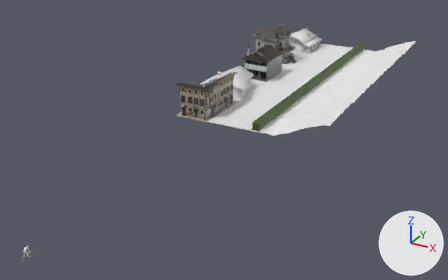
One commit to the glTF model common/models/scenaImport/pls.gltf: the scene before it, then after it.
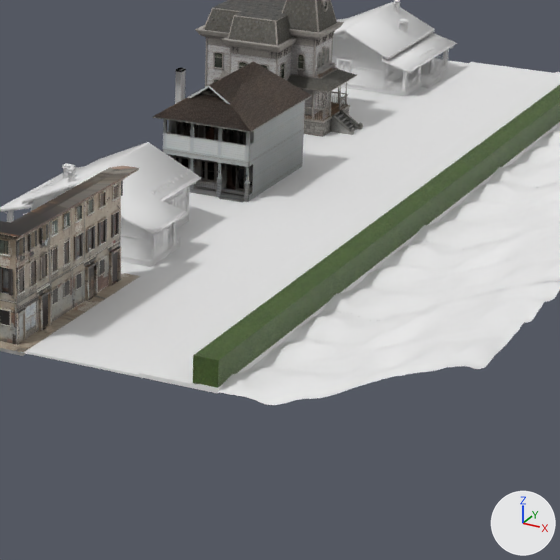
The first picture shows the older version from a camera (50 mm lens) standing at (73.1, -62.1, 62.0) and looking at (-0.5, 71.6, -4.9). The close-ups show both versions on the part from 45% to 78% of the width and 10% to 63% of the height of that picture; other places that the commit changed are outside them. Lighting does not change. The marker at lower right points along +X, +Y and +Z. Where no turn or scale is listed for an object, it has been applied to the vertices.

The scene before the commit, as lines of its bpy script (objects in view):
```python
ob_landscape_001 = bpy.data.objects.new('Landscape.001', me_landscape_013)
ob_landscape_001.location = (0.0, 70.3, 0.0)
ob_landscape_004 = bpy.data.objects.new('Landscape.004', me_defaultmaterial_002)
ob_landscape_004.location = (0.0, 124.12, 0.0)
ob_landscape_005 = bpy.data.objects.new('Landscape.005', me_landscape_011)
ob_landscape_005.location = (0.0, 142.06, 0.0)
# also in view: 'Landscape.002' at (4.8, 97.3, 3.2); 'Landscape.003' at (6.8, 115.3, 4.6)
```
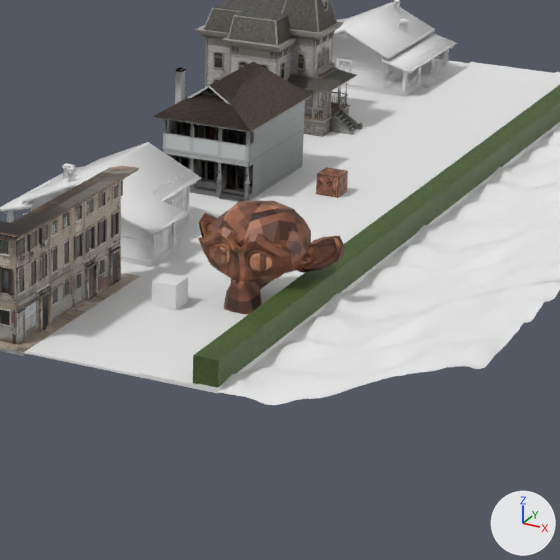
Where the change shows, as pixel boxes [x1, y1, x2, y2] in the close-ups (560 x 560 px):
'Monkey.000', added (brown): after [198, 201, 345, 314]
'Cube.000', added: after [152, 273, 188, 310]
'Box.000', added (brown): after [316, 167, 348, 198]

The change in detail:
Picture 'Box' (img_box) is new.
Material 'Box' (mat_box) is new.
Its texture is img_box.
Material 'Box.001' (mat_box_001) is new.
Its texture is img_box.
Material 'Cottage_FREE.003' (mat_cottage_free_003) is new.
Its base color is (0.8, 0.8, 0.8) (white #e7e7e7).
Mesh me_box is new.
It is a box spanning x -1.0..1.0, y -1.0..1.0, z -1.0..1.0.
It uses material mat_box (picture img_box).
Mesh me_monkey is new.
It has 505 vertices, 968 faces and spans x -0.49..11.39, y 69.12..76.52, z -1.8..6.76.
It uses material mat_box_001 (picture img_box).
Mesh me_cube is new.
It is a box spanning x -1.0..1.0, y -1.0..1.0, z -1.0..1.0.
It uses material mat_cottage_free_003 (its picture is missing).
Object 'Box.000' (ob_box_000) is new; it shows me_box.
Its location is (0.0, 113.87, 1.0).
Object 'Monkey.000' (ob_monkey_000) is new; it shows me_monkey.
Its location is (0.0, 14.38, 1.0).
Object 'Cube.000' (ob_cube_000) is new; it shows me_cube.
Its location is (0.0, 83.6, 1.15).
